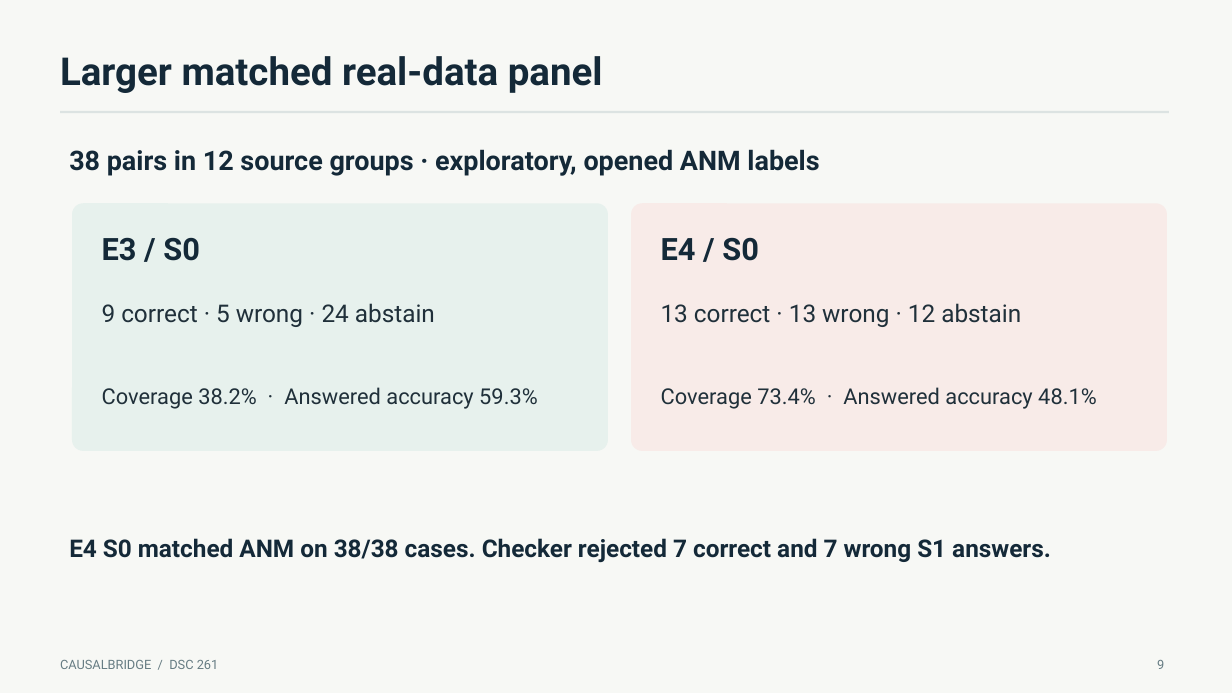
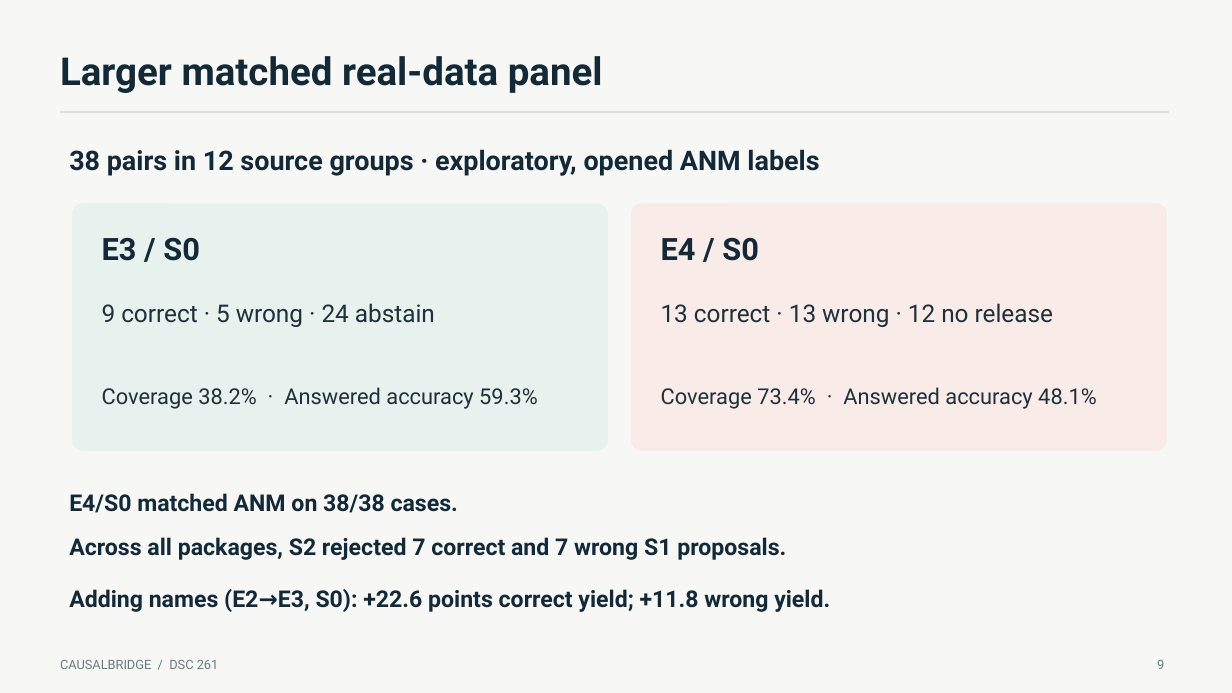
Before and after one commit to mvaishak/CausalBridge, a slide deck: slide 9 of presentation/CausalBridge-final.pptx. Drawn at 1232x693 pixels with LibreOffice and Linux fonts; fonts in the diff are those of the drawing. Boxes give left, top, right and bottom in pixels: in the first picture for what was removed or moved away, otherwise in the second. Text is boxed around its words. In the diff, an @@ line names an element or a change of style, - is before the commit and + after.

```diff
--- a/presentation/CausalBridge-final.pptx
+++ b/presentation/CausalBridge-final.pptx
@@ text at [661, 303, 1053, 327]: text changed @@
-13 correct · 13 wrong · 12 abstain
+13 correct · 13 wrong · 12 no release
@@ text at [69, 493, 458, 513]: text changed; size 19 to 18 pt @@
-E4 S0 matched ANM on 38/38 cases. Checker rejected 7 correct and 7 wrong S1 answers.
+E4/S0 matched ANM on 38/38 cases.
@@ text added at [69, 537, 786, 560], 18 pt, text #142938, bold @@
+Across all packages, S2 rejected 7 correct and 7 wrong S1 proposals.
@@ text added at [69, 589, 830, 612], 18 pt, text #142938, bold @@
+Adding names (E2→E3, S0): +22.6 points correct yield; +11.8 wrong yield.
```
Also in this commit, not shown: 2 other slides changed, 6 other files.
